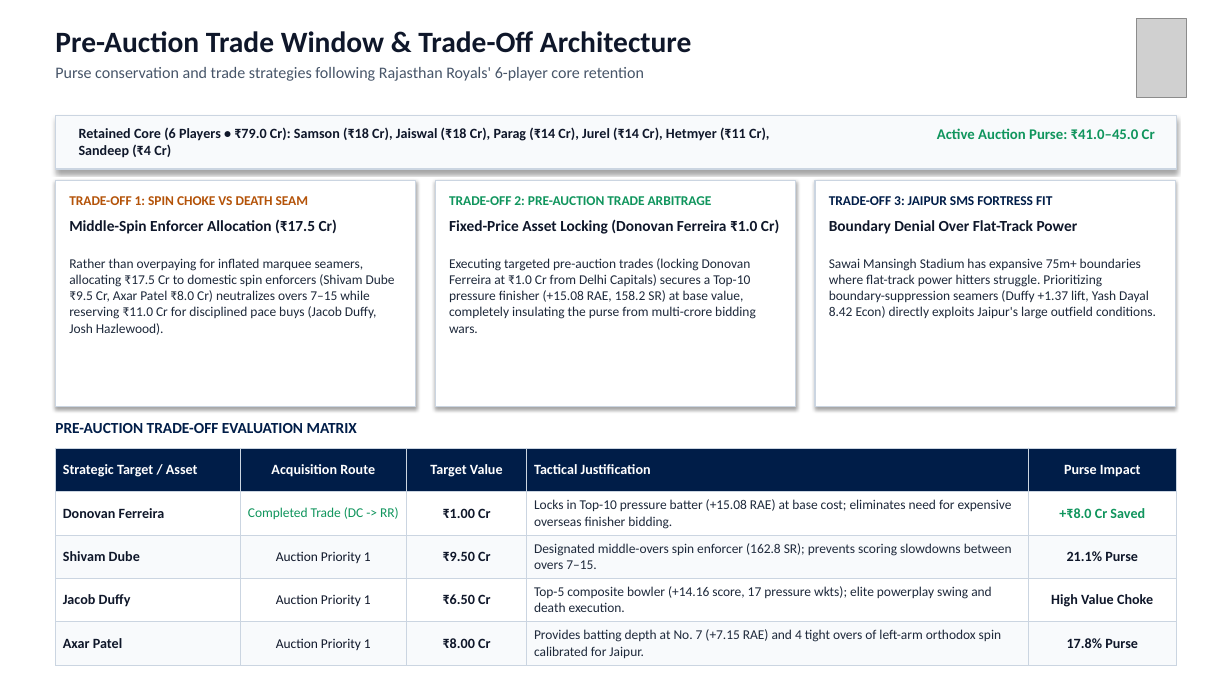
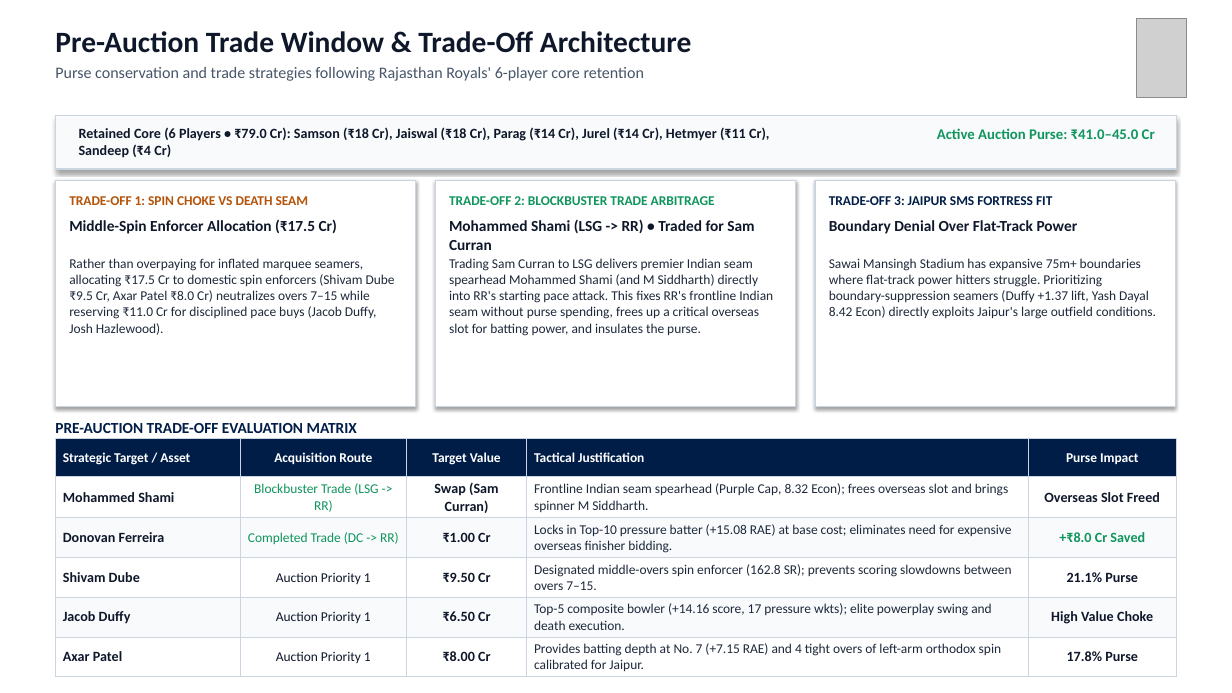
Before and after one commit to Ketanrawat2004/RR-Dashboard, a slide deck: slide 7 of RR_SupeRR_Selector_Season2_Ketan_Rawat_Overhaul.pptx. Drawn at 1232x693 pixels with LibreOffice and Linux fonts; fonts in the diff are those of the drawing; grey boxes stand for pictures. Boxes give left, top, right and bottom in pixels: in the first picture for what was removed or moved away, otherwise in the second. Text is boxed around its words. In the diff, an @@ line names an element or a change of style, - is before the commit and + after.

Commit message:
feat(trade): integrate Sam Curran for Mohammed Shami blockbuster trade in Playing XI, Trade Window, and PPT deck

```diff
--- a/RR_SupeRR_Selector_Season2_Ketan_Rawat_Overhaul.pptx
+++ b/RR_SupeRR_Selector_Season2_Ketan_Rawat_Overhaul.pptx
@@ text at bbox=[449, 196, 715, 205]: text changed @@
-TRADE-OFF 2: PRE-AUCTION TRADE ARBITRAGE
+TRADE-OFF 2: BLOCKBUSTER TRADE ARBITRAGE
@@ text at bbox=[449, 219, 754, 250]: text changed @@
-Fixed-Price Asset Locking (Donovan Ferreira ₹1.0 Cr)
+Mohammed Shami (LSG -> RR) • Traded for Sam Curran
@@ text at bbox=[449, 258, 773, 336]: text changed @@
-Executing targeted pre-auction trades (locking Donovan Ferreira at ₹1.0 Cr from Delhi Capitals) secures a Top-10 pressure finisher (+15.08 RAE, 158.2 SR) at base value, completely insulating the purse from multi-crore bidding wars.
+Trading Sam Curran to LSG delivers premier Indian seam spearhead Mohammed Shami (and M Siddharth) directly into RR's starting pace attack. This fixes RR's frontline Indian seam without purse spending, frees up a critical overseas slot for batting power, and insulates the purse.
@@ table at bbox=[55, 439, 1177, 675] @@
+row 2: Mohammed Shami | Blockbuster Trade (LSG -> RR) | Swap (Sam Curran) | Frontline Indian seam spearhead (Purple Cap, 8.32 Econ); frees overseas slot and brings spinner M Siddharth. | Overseas Slot Freed
@@ table: place and size @@
-table at bbox=[55, 448, 1177, 665]
+table at bbox=[55, 439, 1177, 675]
```
Also in this commit, not shown: 1 other slide changed, 5 other files.
